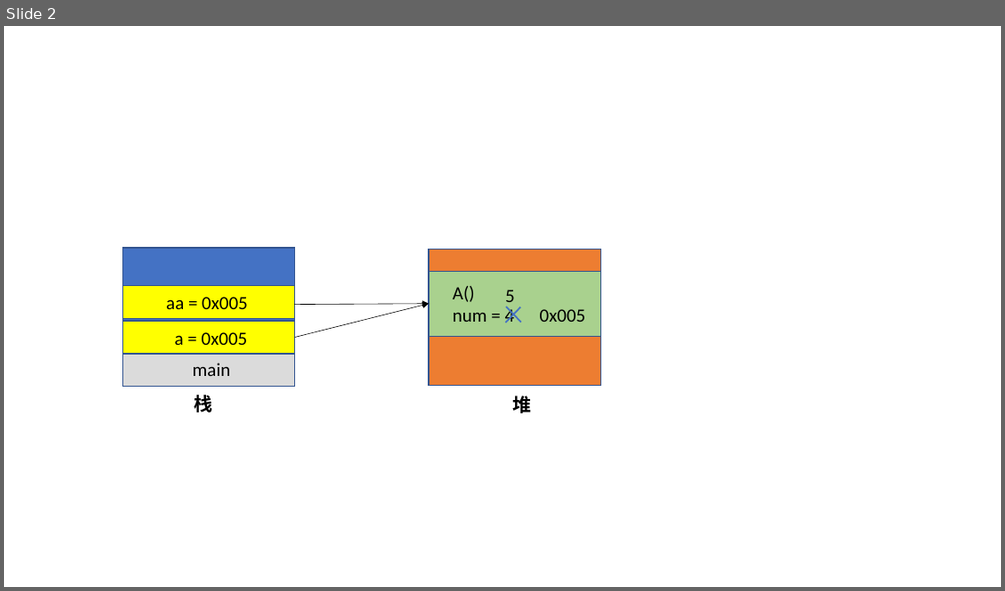
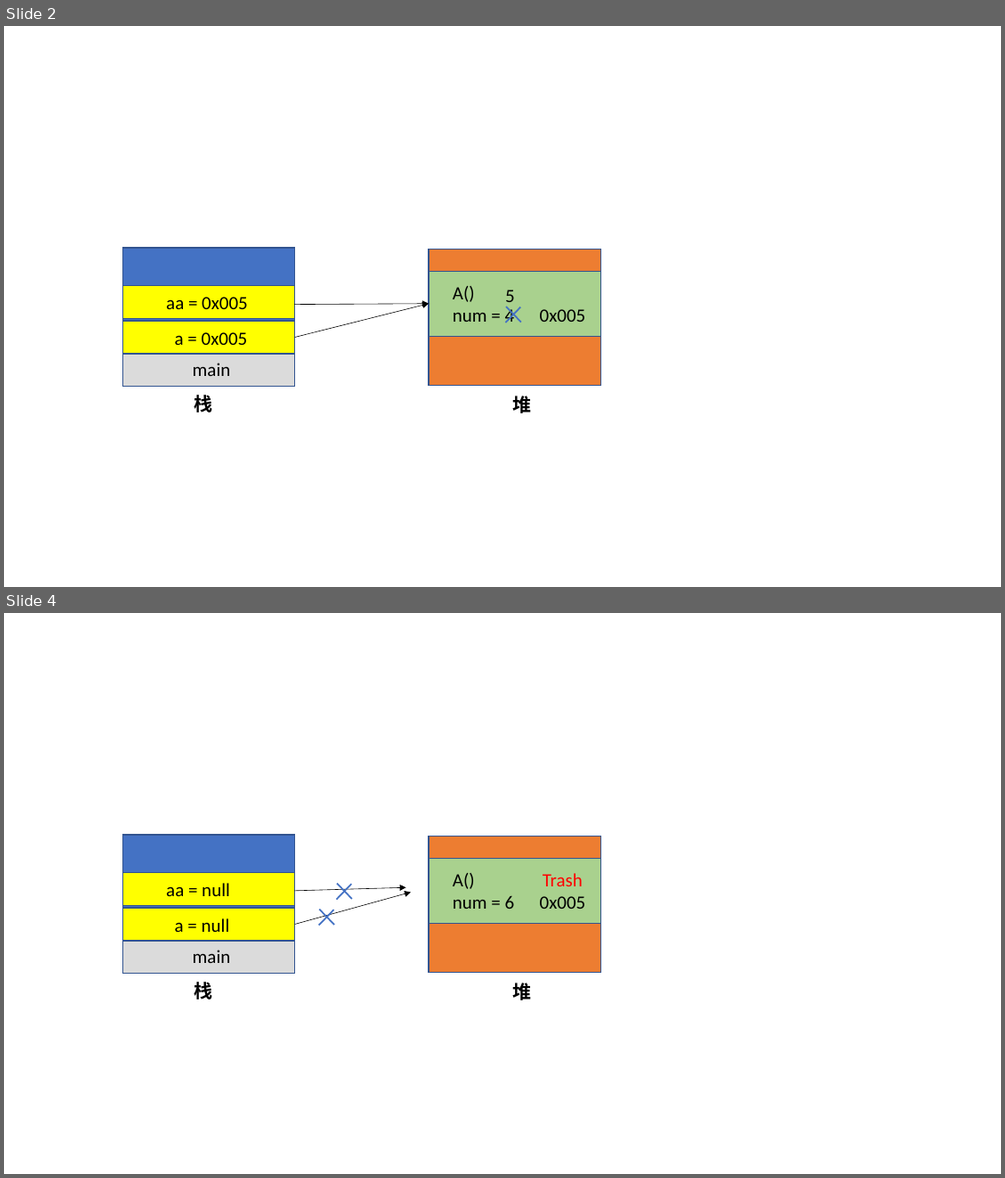
Before and after one commit to zhengdunhao/UploadFiles, a slide deck: ImagePPT.pptx. Shown one above the other, each under a label of ours: slide 2 before the commit, slides 2 and 4 after it; the slides between them are not shown. The pictures are 1005x591 and 1005x1178 pixels, drawn with LibreOffice and Linux fonts; fonts in the diff are those of the drawing. Boxes give left, top, right and bottom in pixels: in the first picture for what was removed or moved away, otherwise in the second. Text is boxed around its words. In the diff, an @@ line names an element or a change of style, - is before the commit and + after.

```diff
--- a/ImagePPT.pptx
+++ b/ImagePPT.pptx
@@ slide 4 added at [4,613,1001,1174], background #FFFFFF @@
@@ rectangle added at [123,835,295,970], fill #4472C4, outline #325491 1 pt @@
@@ rectangle added at [429,835,600,972], fill #ED7D31, outline #325491 1 pt @@
@@ rectangle added at [122,873,294,906], fill #FFFF00, outline #325491 1 pt @@
@@ rectangle added at [429,859,600,924], fill #A9D18E, outline #325491 1 pt @@
@@ text added at [453,873,586,908], 18 pt, text #000000 @@
+A() Trash
+num = 6 0x005
@@ text added at [166,883,230,896], 18 pt, text #000000 @@
+aa = null
@@ arrow added from (294, 891) to (406, 887), #000000 0.5 pt @@
@@ arrow added from (295, 925) to (411, 892), #000000 0.5 pt @@
@@ line added from (337, 883) to (352, 899), #4472C4 1.5 pt @@
@@ line added from (352, 884) to (337, 900), #4472C4 1.5 pt @@
@@ rectangle added at [123,908,295,941], fill #FFFF00, outline #325491 1 pt @@
@@ text added at [175,918,230,932], 18 pt, text #000000 @@
+a = null
@@ line added from (334, 910) to (319, 925), #4472C4 1.5 pt @@
@@ line added from (320, 909) to (334, 925), #4472C4 1.5 pt @@
@@ rectangle added at [123,940,295,973], fill #DBDBDB, outline #325491 1 pt @@
@@ text added at [193,949,231,963], 18 pt, text #000000 @@
+main
@@ text added at [194,981,213,999], 18 pt, text #000000, bold @@
+栈
@@ text added at [513,982,532,1000], 18 pt, text #000000, bold @@
+堆
```
Also in this commit, not shown: 1 other file.
